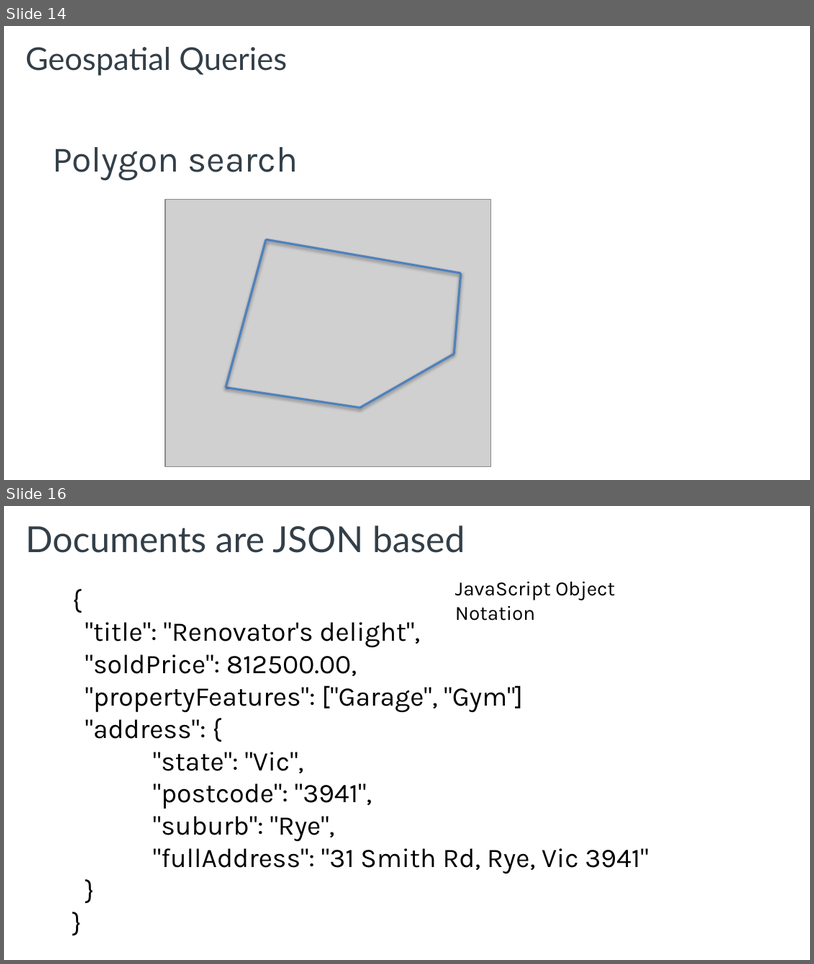
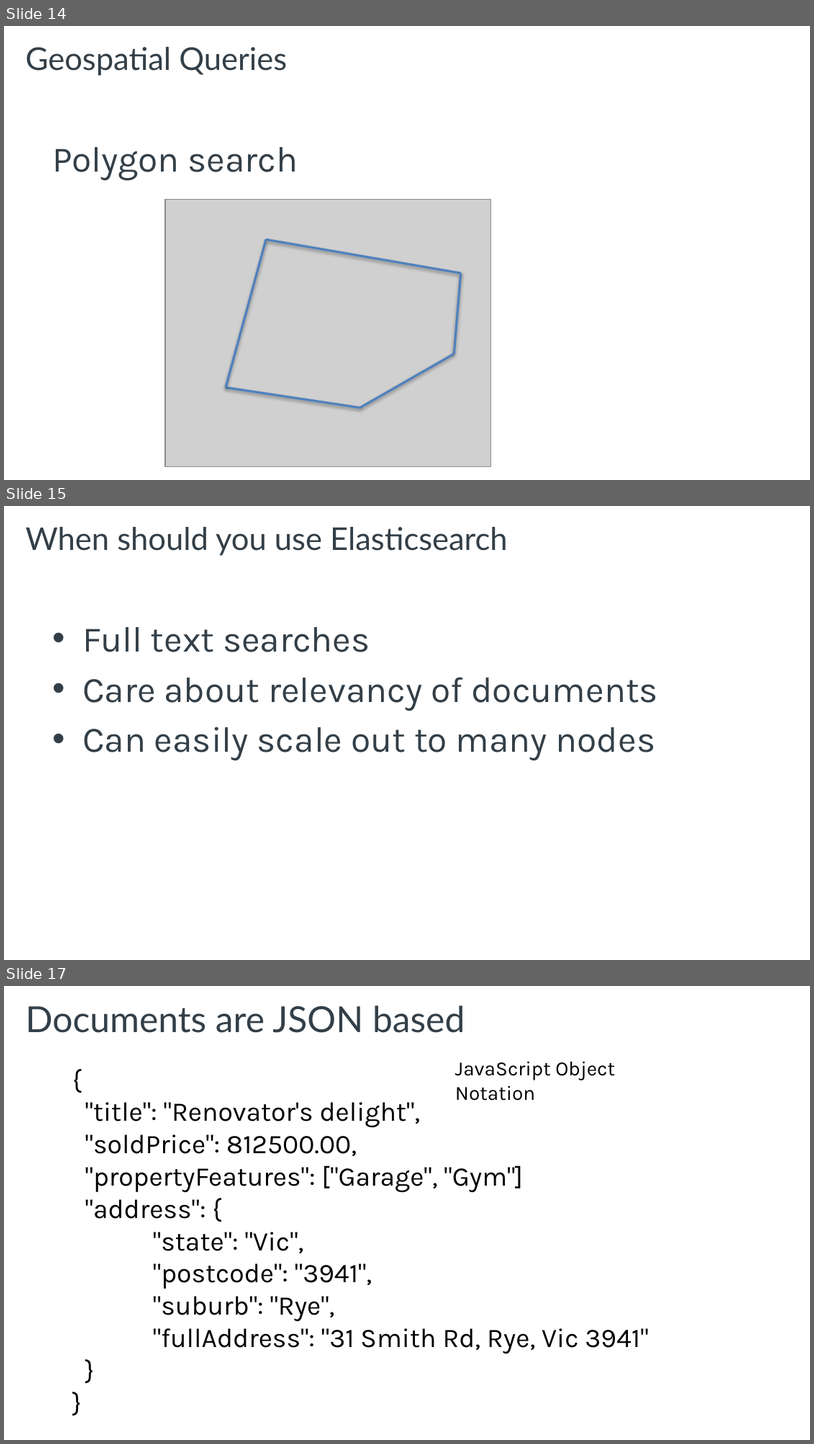
Before and after one commit to davidbkemp/intro-elasticsearch-training, a slide deck: docs/ElasticsearchShortIntro.pptx. Shown one above the other, each under a label of ours: slides 14 and 16 before the commit, slides 14, 15 and 17 after it; the slides between them are not shown. The pictures are 814x964 and 814x1444 pixels, drawn with LibreOffice and Linux fonts; fonts in the diff are those of the drawing; grey boxes stand for pictures; background and template pictures are left out. Boxes give left, top, right and bottom in pixels: in the first picture for what was removed or moved away, otherwise in the second. Text is boxed around its words. In the diff, an @@ line names an element or a change of style, - is before the commit and + after.

```diff
--- a/docs/ElasticsearchShortIntro.pptx
+++ b/docs/ElasticsearchShortIntro.pptx
@@ slide 15 added at box(4, 506, 810, 960), background picture (left out) @@
@@ title added at box(26, 527, 508, 556), 28 pt, text #333F48 @@
+When should you use Elasticsearch
@@ text added at box(82, 627, 658, 760), 32 pt, text #333F48 @@
+• Full text searches
+• Care about relevancy of documents
+• Can easily scale out to many nodes
@@ what was slide 16 is now slide 17 @@
```
Also in this commit, not shown: 2 slides changed, 3 other files.
